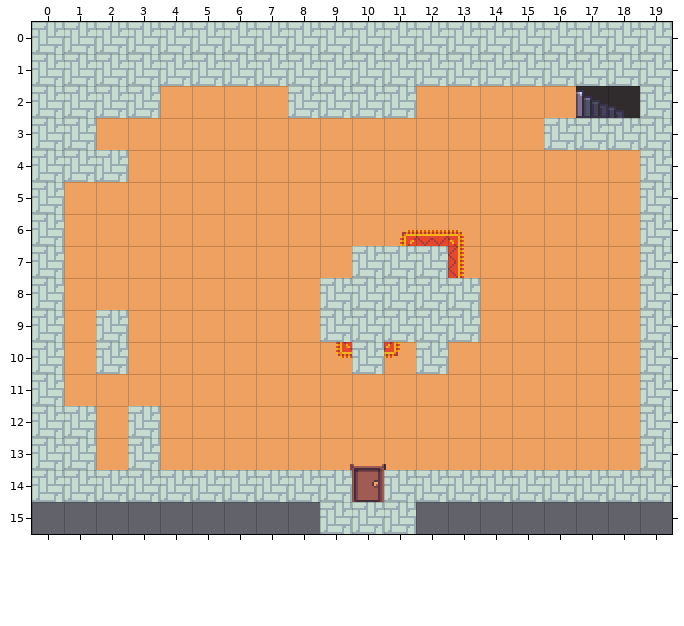
A Tiled map gets an edit: TerraPolis/deplacement perso/deplacement/deplacement/Content/tall_house.tmx. Above is the file before it was changed.
Cells are 16x16 px. Shown: x 0..19, y 0..15. Tiles whose own drawing changed are shown in their newer look in all pictures.
The same view after the edit:
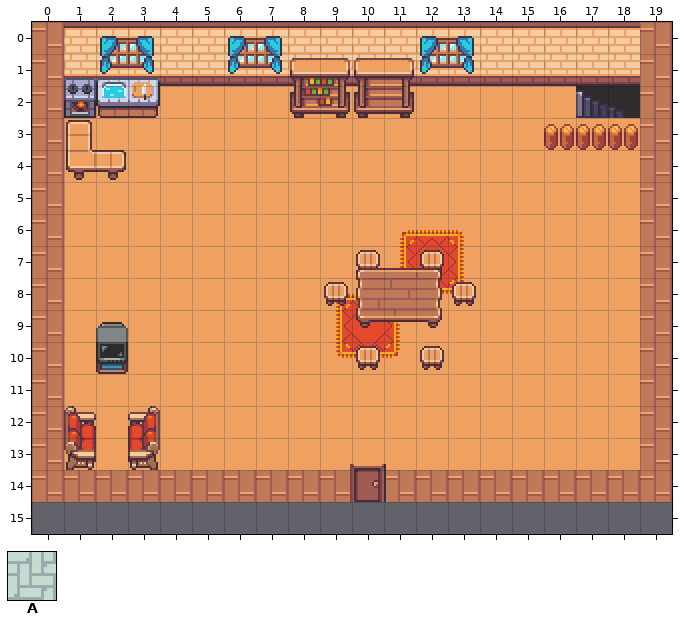
Key: from "tilset": A 1310.
_ is an empty cell.
Edits made:
Layer "contraintes" (now hidden):
y 0..1: x 0..19 AAAAAAAAAAAAAAAAAAAA -> ____________________
y 2: x 0..3 AAAA -> ____; x 8..11 AAAA -> ____; x 19 A -> _
y 3: x 0..1 AA -> __; x 16..19 AAAA -> ____
y 4: x 0..2 AAA -> ___; x 19 A -> _
y 5..6: x 0 A -> _; x 19 A -> _
y 7: x 0 A -> _; x 10..12 AAA -> ___; x 19 A -> _
y 8: x 0 A -> _; x 9..13 AAAAA -> _____; x 19 A -> _
y 9: x 0 A -> _; x 2 A -> _; x 9..13 AAAAA -> _____; x 19 A -> _
y 10: x 0 A -> _; x 2 A -> _; x 10 A -> _; x 12 A -> _; x 19 A -> _
y 11: x 0 A -> _; x 19 A -> _
y 12..13: x 0..1 AA -> __; x 3 A -> _; x 19 A -> _
y 14: x 0..9 AAAAAAAAAA -> __________; x 11..19 AAAAAAAAA -> _________
y 15: x 9..11 AAA -> ___
